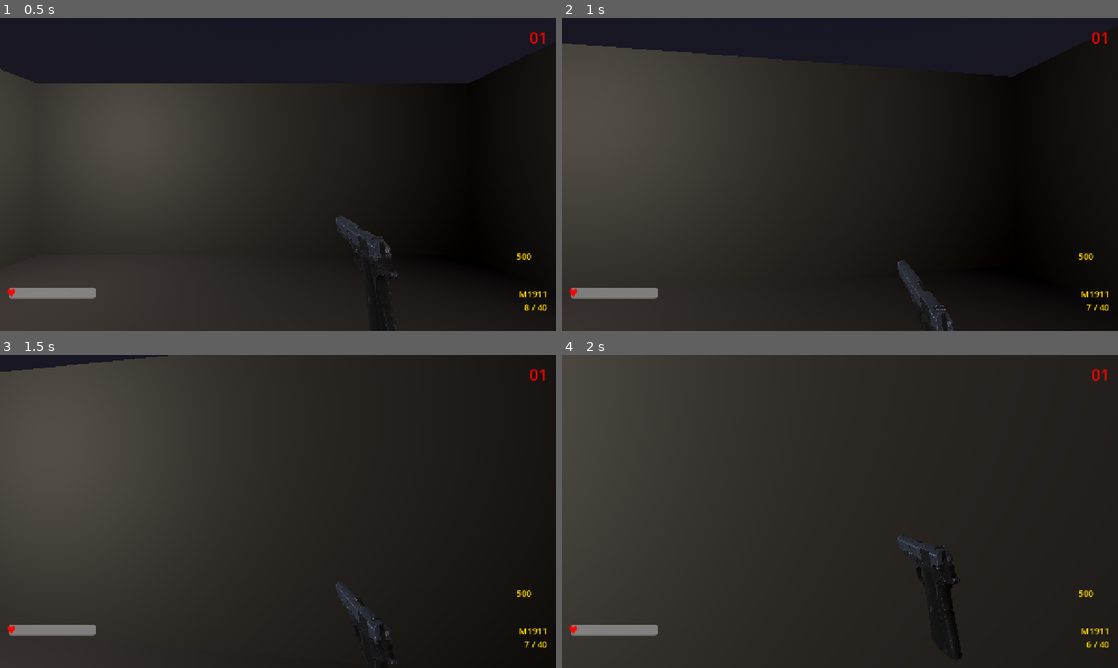
Above: before the commit, frames 1-4 (two rows, left to right).
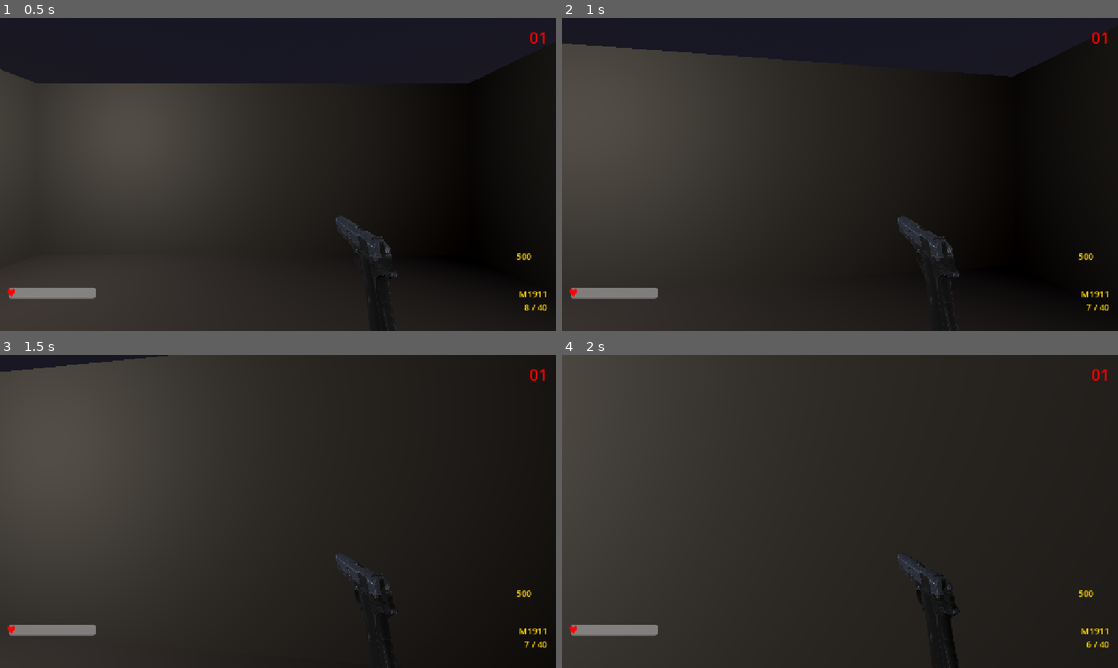
Above: after the commit, the same moments.

Repository: MisterrTurtle209/turtle-zombies-godot
Game: Godot game, scene res://scenes/Main.tscn
Same seed, same stepped clock (60 frames per second), same inputs: the game is played once before the commit and once after it.
Inputs (mouse positions are in pixels of both pictures, inside the frame that each line leads up to):
- Up to frame 1 (0.5 s): no input
- Up to frame 2 (1 s): tap Enter at 0.5 s; move the mouse to (867, 174) at 0.52 s; hold W (move_forward) from 0.53 s (still down); click (867, 174) at 0.6 s
- Up to frame 3 (1.5 s): keep holding W (move_forward); move the mouse to (250, 511) at 1.27 s; tap C (crouch) at 1.35 s
- Up to frame 4 (2 s): keep holding W (move_forward); click (812, 511) at 1.55 s

Frame 1 is identical in both runs. In frame 2, 1.1% of the frame differs, in the area x 60-72%, y 63-100%; in frame 3, 0.7%; in frame 4, 0.6%.

Commit message:
remove: all look-based weapon sway entirely (was too aggressive/flying)
- Stripped out the translational + rotational look sway that was causing the weapon to drift and arc unnaturally when turning/pitching the view.
- Kept and slightly enhanced the walking bob (vertical + subtle lateral component using cos for a more natural footstep feel).
- Updated comments and section header for clarity.
- Sway-related exports are now unused (left in place to avoid scene breakage).
- The weapon now stays stable when looking around and only has slight bobbing when the player walks.

Diff:
--- a/turtle-zombies-godot/scripts/Weapon.gd
+++ b/turtle-zombies-godot/scripts/Weapon.gd
@@ -104,7 +104,8 @@
 var main_camera: Camera3D = null
 
 var bob_time: float = 0.0
-var sway_offset: Vector2 = Vector2.ZERO
+# Note: look-based sway (head turning drift) has been removed entirely.
+# Only walking bob remains on the weapon (controlled by weapon_bob_* exports).
 
 # =============================================================================
 # SIGNALS (for future UI / GameManager integration)
@@ -240,8 +241,7 @@
 		main_camera.rotation.x += camera_recoil_up + side_kick
 		recoil_pitch = camera_recoil_up + side_kick
 
-		# Reset sway when shooting so recoil doesn't fight with it
-		sway_offset = Vector2.ZERO
+		# (previous look-sway reset removed since sway has been taken out entirely)
 
 	# === WEAPON VISUAL RECOIL ===
 	var kick_tween = create_tween()
@@ -316,8 +316,10 @@
 
 
 # =============================================================================
-# WEAPON BOB & SWAY
-# =============================================================================
+# WEAPON BOB
+# =============================================================================
+# Look-based sway has been removed (it caused the weapon to fly around when turning the view).
+# Only a slight, natural walking bob remains when the player is moving.
 func _update_weapon_bob_and_sway(delta: float):
 	if not main_camera:
 		return
@@ -329,49 +331,23 @@
 	var speed = velocity.length()
 	var is_moving = speed > 0.5 and owning_player.is_on_floor()
 
-	# === BOBBING ===
+	# === WALKING BOB (slight bobbing when moving) ===
+	# All look-based sway (head turning drift / "flying around the screen") has been removed entirely.
+	# Only a subtle weapon bob tied to walking remains.
+	# This gives a natural slight up/down + side-to-side motion synced with footsteps,
+	# without affecting the weapon when standing still or turning the view.
+
 	var bob_offset = 0.0
+	var bob_side = 0.0
 	if is_moving:
 		bob_time += delta * weapon_bob_speed
-		bob_offset = sin(bob_time) * weapon_bob_amount * clamp(speed / 3.5, 0.3, 1.0)
-
-	# === SWAY (revised for typical FPS behavior) ===
-	# The previous version applied look sway *only* as heavy rotation on the weapon node.
-	# Because the pistol model's origin is near the rear/grip, this made the barrel swing
-	# in an arc ("on a bearing") when pitching the camera up/down.
-	#
-	# Typical FPS sway uses:
-	#   - Primary *translational* offset (the whole gun drifts in your view as you look around).
-	#   - A much smaller amount of rotational "inertia/weight" for polish.
-	# This feels more natural and keeps the muzzle from pivoting unnaturally.
-
-	var target_sway_x = -main_camera.rotation.x * weapon_sway_amount * 2.2   # Pitch (up/down)
-	var target_sway_y = -main_camera.rotation.y * weapon_sway_amount * 1.6   # Yaw (left/right)
-
-	# Lerp toward target (the "gun lags behind your view" inertia)
-	sway_offset.x = lerp(sway_offset.x, target_sway_x, delta * weapon_sway_speed)
-	sway_offset.y = lerp(sway_offset.y, target_sway_y, delta * weapon_sway_speed)
-
-	# --- Translational sway (main effect for natural FPS look) ---
-	# The weapon shifts in local space so it "floats" relative to the camera when you turn your head.
-	var look_sway_pos = Vector3(
-		sway_offset.y * 35.0,   # Horizontal drift from yaw
-		sway_offset.x * 28.0,   # Vertical drift from pitch
-		0.0
-	)
-
-	# --- Small rotational sway (adds "weight" without the hinge/pivot feel) ---
-	# Multipliers are deliberately much lower than the old *50/*45.
-	var look_sway_rot = Vector3(
-		sway_offset.x * 10.0,
-		sway_offset.y * 8.0,
-		0.0
-	)
-
-	# Apply (bob is vertical only; look sway is now mostly translation)
-	position = original_weapon_position + Vector3(0, bob_offset, 0) + look_sway_pos
-	rotation_degrees.x = original_weapon_rotation.x + look_sway_rot.x
-	rotation_degrees.y = original_weapon_rotation.y + look_sway_rot.y
+		var bob_strength = clamp(speed / 3.5, 0.3, 1.0)
+		bob_offset = sin(bob_time) * weapon_bob_amount * bob_strength
+		bob_side   = cos(bob_time) * weapon_bob_amount * 0.4 * bob_strength   # small lateral component for more natural feel
+
+	# Apply bob to local position. No rotation bob to keep the weapon stable and pointing forward.
+	position = original_weapon_position + Vector3(bob_side, bob_offset, 0)
+	rotation_degrees = original_weapon_rotation   # keep weapon rotation clean (recoil handles its own)
 
 
 # =============================================================================
